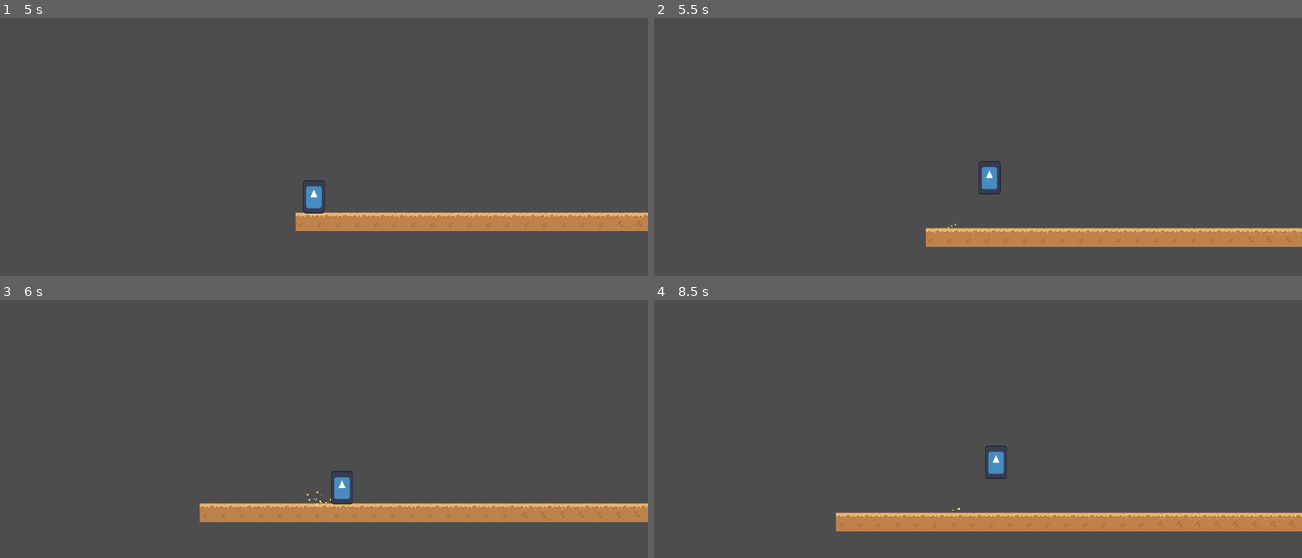
Above: before the commit, frames 1-4 (two rows, left to right).
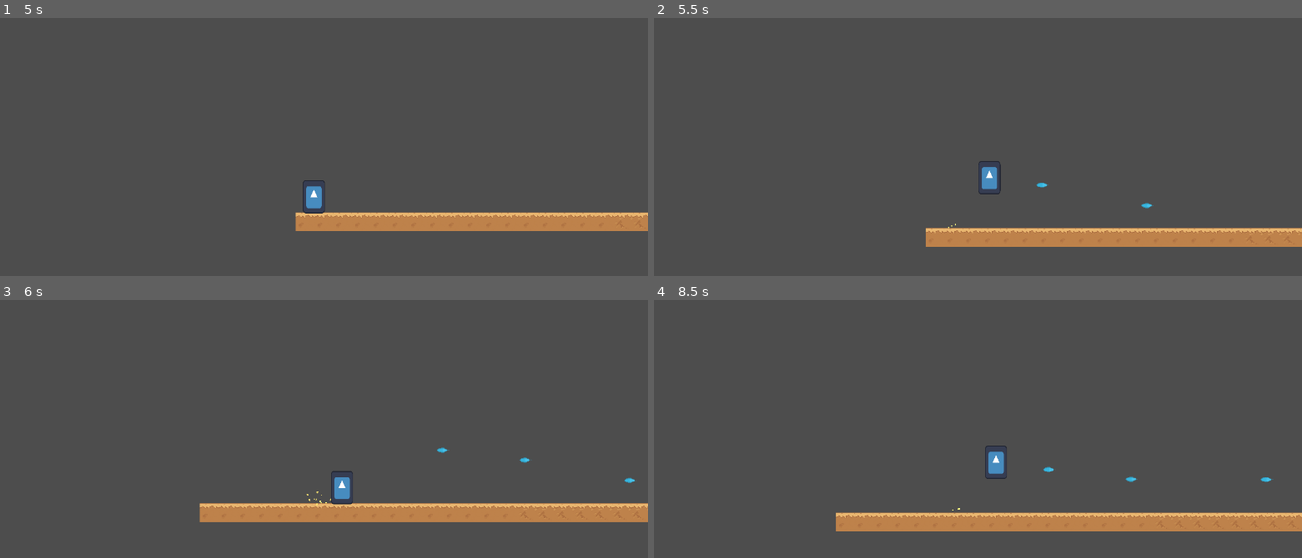
Above: after the commit, the same moments.

Repository: dzfrias/gladiator
Game: Godot game, scene res://scenes/shop_screen.tscn
The game is run twice, just before and just after one commit, with the same random seed, the same clock (stepped at 60 frames per second) and the same inputs. This scene is started directly instead of the project's main scene. The engine's default icon, where the game draws it, is replaced by a stand-in: a white triangle on a blue panel in a dark square. Sound files missing from this copy of the repository are replaced by a short silence.
Inputs (mouse positions are in pixels of both pictures, inside the frame that each line leads up to):
- Up to frame 1 (5 s): click "Weapons" at 0.5 s; click "Done" at 1.25 s; click "Armor" at 2 s; click "Done" at 2.75 s; click "Gadgets" at 3.5 s; click "Return" at 4.25 s
- Up to frame 2 (5.5 s): move the mouse to (1114, 167) at 5.02 s; press the mouse at (1114, 167) at 5.03 s; hold D (right) from 5.03 s (still down); tap Space (jump) at 5.27 s; tap Q (toggle_alt, bound only after the commit) at 5.3 s
- Up to frame 3 (6 s): keep holding D (right); tap Space (jump) at 5.57 s; move the mouse to (181, 488) at 5.77 s; release the mouse at (181, 488) at 5.78 s; tap Q (toggle_alt, bound only after the commit) at 5.85 s
- Up to frame 4 (8.5 s): tap Space (jump) at 6.02, 6.32, 7.52, 7.82, 8.27 s; click (835, 488) at 6.05 s; move the mouse to (1036, 387) at 6.52 s; release D (right) at 6.53 s; hold A (left) 6.53-7.28 s; hold S (burrow) 6.53-7.28 s; tap Q (toggle_alt, bound only after the commit) at 6.8, 8.3 s; move the mouse to (932, 545) at 7.27 s; hold D (right) from 7.28 s (still down); tap Shift (fallthrough) at 7.35 s; click (932, 545) at 7.55 s; move the mouse to (1165, 524) at 8.02 s; press the mouse at (1165, 524) at 8.03 s

Frame 1 is identical in both runs. In frame 2, less than 0.1% of the frame differs, in the area x 58-78%, y 63-74%; in frame 3, less than 0.1%; in frame 4, less than 0.1%, in the area x 60-96%, y 64-71%.
Error in both runs: Invalid access to property or key 'buckles_changed' on a base object of type 'Nil'. (res://scripts/ui/shop_screen.gd:14)

Commit message:
Implement main+alt weapons

Diff:
--- a/project.godot
+++ b/project.godot
@@ -83,6 +83,11 @@
 "events": [Object(InputEventKey,"resource_local_to_scene":false,"resource_name":"","device":-1,"window_id":0,"alt_press …(195 unchanged characters)…
 ]
 }
+toggle_alt={
+"deadzone": 0.5,
+"events": [Object(InputEventKey,"resource_local_to_scene":false,"resource_name":"","device":-1,"window_id":0,"alt_pressed":false,"shift_pressed":false,"ctrl_pressed":false,"meta_pressed":false,"pressed":false,"keycode":0,"physical_keycode":81,"key_label":0,"unicode":113,"location":0,"echo":false,"script":null)
+]
+}
 
 [layer_names]
 
--- a/scripts/mission/mission_manager.gd
+++ b/scripts/mission/mission_manager.gd
@@ -19,11 +19,13 @@
 	var items = []
 	for item in Player.Instance.inventory().items:
 		items.append(item)
+	var alt_weapon = Player.Instance.alt_weapon
 	var new_scene := _load_scene(_mission_scene)
 	new_scene.add_child(mission)
-	var player_inventory: Inventory = new_scene.find_child("Player").inventory()
+	var player := new_scene.find_child("Player") as Player
 	for item in items:
-		player_inventory.add_item(item)
+		player.inventory().add_item(item)
+	player.alt_weapon = alt_weapon
 	mission.mission_finished.connect(return_home)
 
 func _load_scene(scene: PackedScene) -> Node:
--- a/scripts/player/inventory.gd
+++ b/scripts/player/inventory.gd
@@ -3,7 +3,7 @@
 signal on_item_switched(current_item)
 
 var _current_item: Variant
-var items: Array
+var items: Array = []
 
 func add_item(item):
 	items.append(item)
--- a/scripts/player/player.gd
+++ b/scripts/player/player.gd
@@ -3,6 +3,8 @@
 signal on_ground_impact(impact_force: float)
 
 @export var movement_settings: Resource
+@export var main_weapon: WeaponStats = preload("res://resources/pistol.tres")
+@export var alt_weapon: WeaponStats
 
 var _underground_time := 0.0
 var _state := State.CONTROL
@@ -25,6 +27,8 @@
 	UNDERGROUND
 }
 
+const WEAPON_INDICATOR = "!!WEAPON!!"
+
 func _ready() -> void:
 	$Health.died.connect(_on_health_died)
 	$Health.damage_taken.connect(_on_health_damage_taken)
@@ -33,6 +37,8 @@
 		Instance.free()
 		Instance = null
 	Instance = self
+	$Weapon.weapon_stats = main_weapon
+	$Inventory.add_item(WEAPON_INDICATOR)
 
 func _process(delta: float) -> void:
 	if _is_jumping:
@@ -109,6 +115,13 @@
 	if event.is_action_released("fallthrough"):
 		set_collision_mask_value(Math.ilog2(Constants.PLATFORM_LAYER) + 1, true)
 
+	if event.is_action_pressed("toggle_alt") and alt_weapon != null:
+		if $Weapon.weapon_stats == main_weapon:
+			$Weapon.weapon_stats = alt_weapon
+		else:
+			assert($Weapon.weapon_stats == alt_weapon)
+			$Weapon.weapon_stats = main_weapon
+
 	match _state:
 		State.CONTROL:
 			# Jump
@@ -140,9 +153,10 @@
 			# Fire
 			if event.is_action_pressed("fire"):
 				var item = $Inventory.get_held_item()
-				if item is WeaponStats:
+				if item == WEAPON_INDICATOR:
 					$Weapon.set_firing($Direction)
-				elif item is GadgetInfo:
+				else:
+					assert(item is GadgetInfo)
 					_use_gadget(item)
 			if event.is_action_released("fire"):
 				$Weapon.set_firing(null)
@@ -255,10 +269,8 @@
 func is_holding_weapon() -> bool:
 	return $Inventory.get_held_item() is WeaponStats
 
-func _on_item_switched(current_item):
+func _on_item_switched(_current_item):
 	$Weapon.set_firing(null)
-	if current_item is WeaponStats:
-		$Weapon.weapon_stats = current_item
 
 func is_on_platform():
 	return $PlatformRaycast.is_colliding()
--- a/scripts/shop.gd
+++ b/scripts/shop.gd
@@ -42,5 +42,15 @@
 	Player.Instance.inventory().add_item(item.item)
 	return true
 
+func buy_alt_weapon(weapon: ShopItem) -> bool:
+	if buckles < weapon.price:
+		return false
+
+	buckles -= weapon.price
+	weapon.bought = true
+	Player.Instance.alt_weapon = weapon.item
+
+	return true
+
 func _on_interact() -> void:
 	HubManager.open_shop_screen()
--- a/scripts/ui/shop_screen.gd
+++ b/scripts/ui/shop_screen.gd
@@ -45,13 +45,22 @@
 	if item.bought:
 		btn.disabled = true
 
+func _on_alt_weapon_buy(btn: Button, item: Shop.ShopItem) -> void:
+	_shop.buy_alt_weapon(item)
+	if item.bought:
+		btn.disabled = true
+
 func _show_item_details(items: Array[Shop.ShopItem]) -> void:
 	for shop_item in items:
 		var item = _shop_item_scene.instantiate()
 		item.find_child("Label").text = shop_item.item.name
 		item.find_child("PriceLabel").text = str(shop_item.price)
 		var btn = item.find_child("BuyButton")
-		btn.pressed.connect(_on_inventory_item_buy.bind(btn, shop_item))
+		match _screen:
+			ScreenKind.WEAPONS:
+				btn.pressed.connect(_on_alt_weapon_buy.bind(btn, shop_item))
+			ScreenKind.GADGETS:
+				btn.pressed.connect(_on_inventory_item_buy.bind(btn, shop_item))
 		$ItemsContainer/Items.add_child(item)
 
 func _update_buckles_label() -> void:
